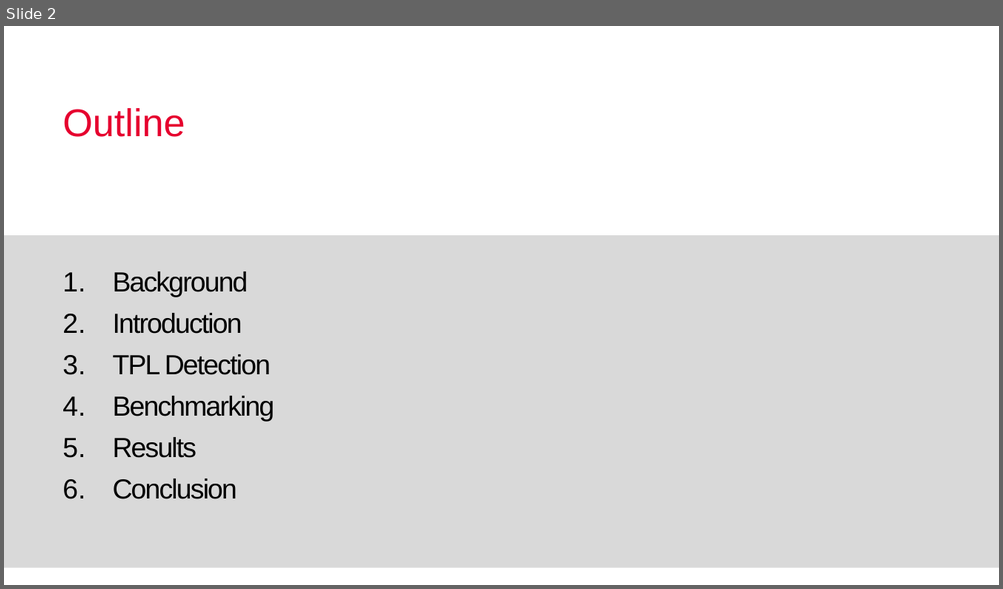
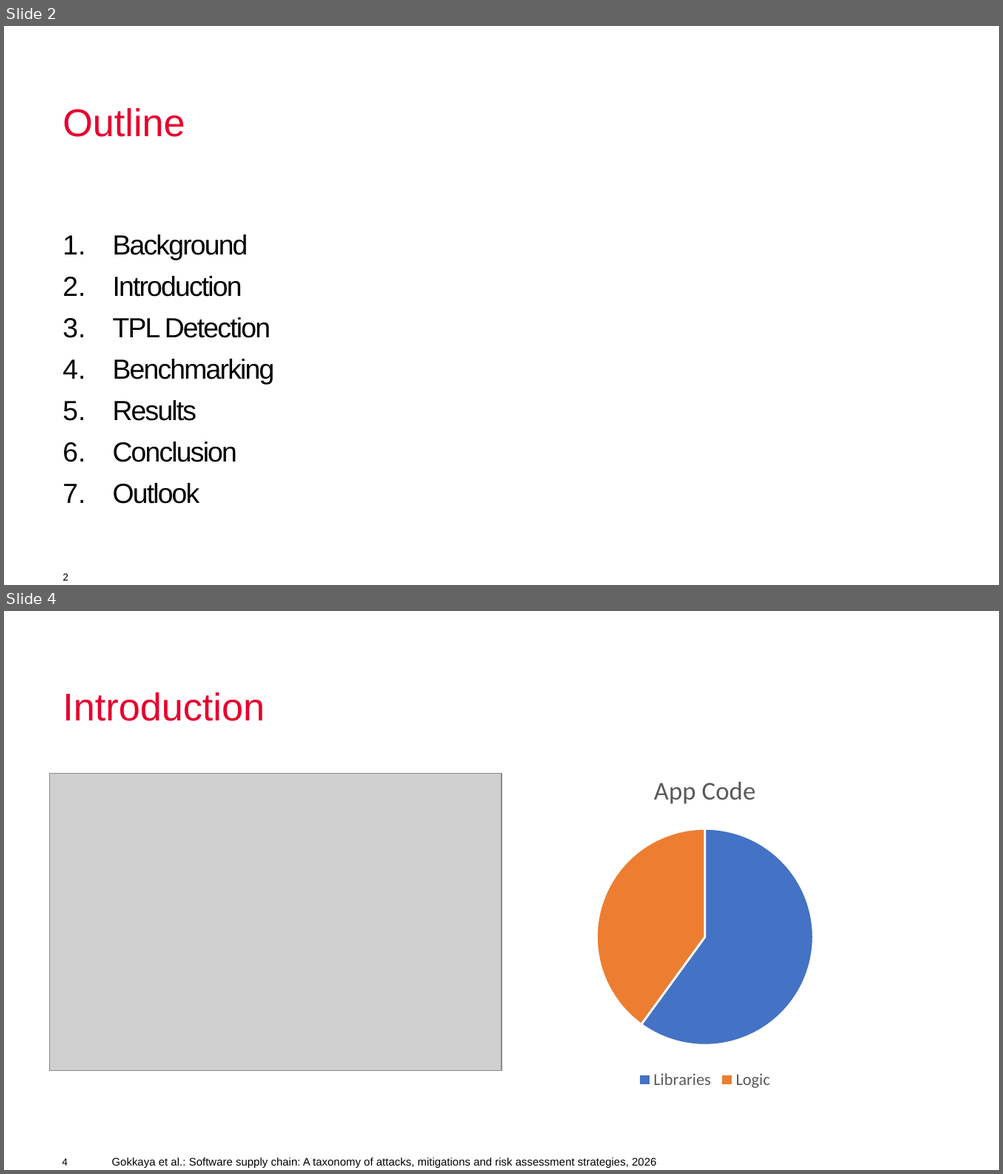
Before and after one commit to X-TPL/X-TPL, a slide deck: Presentations/26_05_26_Seminar.pptx. Shown one above the other, each under a label of ours: slide 2 before the commit, slides 2 and 4 after it; the slides between them are not shown. The pictures are 1003x589 and 1003x1174 pixels, drawn with LibreOffice and Linux fonts; fonts in the diff are those of the drawing; grey boxes stand for pictures; background and template pictures are left out. Boxes give left, top, right and bottom in pixels: in the first picture for what was removed or moved away, otherwise in the second. Text is boxed around its words. In the diff, an @@ line names an element or a change of style, - is before the commit and + after.

```diff
--- a/Presentations/26_05_26_Seminar.pptx
+++ b/Presentations/26_05_26_Seminar.pptx
@@ slide 4 added at [4, 611, 999, 1170], background #FFFFFF @@
@@ title added at [62, 692, 264, 721], 28 pt, text #E6002E @@
+Introduction
@@ pie chart added at [501, 755, 908, 1093] @@
+title "App Code"
+categories: Libraries, Logic
+App Code: 60, 40
@@ picture added at [50, 773, 501, 1071] @@
@@ page number added at [62, 1159, 68, 1166], 8 pt, text #000000 @@
+4
@@ text added at [112, 1158, 656, 1168], 8 pt, text #000000 @@
+Gokkaya et al.: Software supply chain: A taxonomy of attacks, mitigations and risk assessment strategies, 2026
@@ slide 2 changed as well @@
@@ rectangle removed at [4, 236, 999, 569] @@
@@ text "Background": place and size @@
-text "Background" at [113, 272, 275, 500]
+text "Background" at [113, 235, 275, 504]
@@ text at [113, 483, 200, 504]: paragraph added @@
+7. Outlook
@@ text added at [62, 574, 68, 581], 8 pt, text #000000 @@
+2
```
Also in this commit, not shown: 9 other slides changed, 8 other slides added, 3 slides removed.
